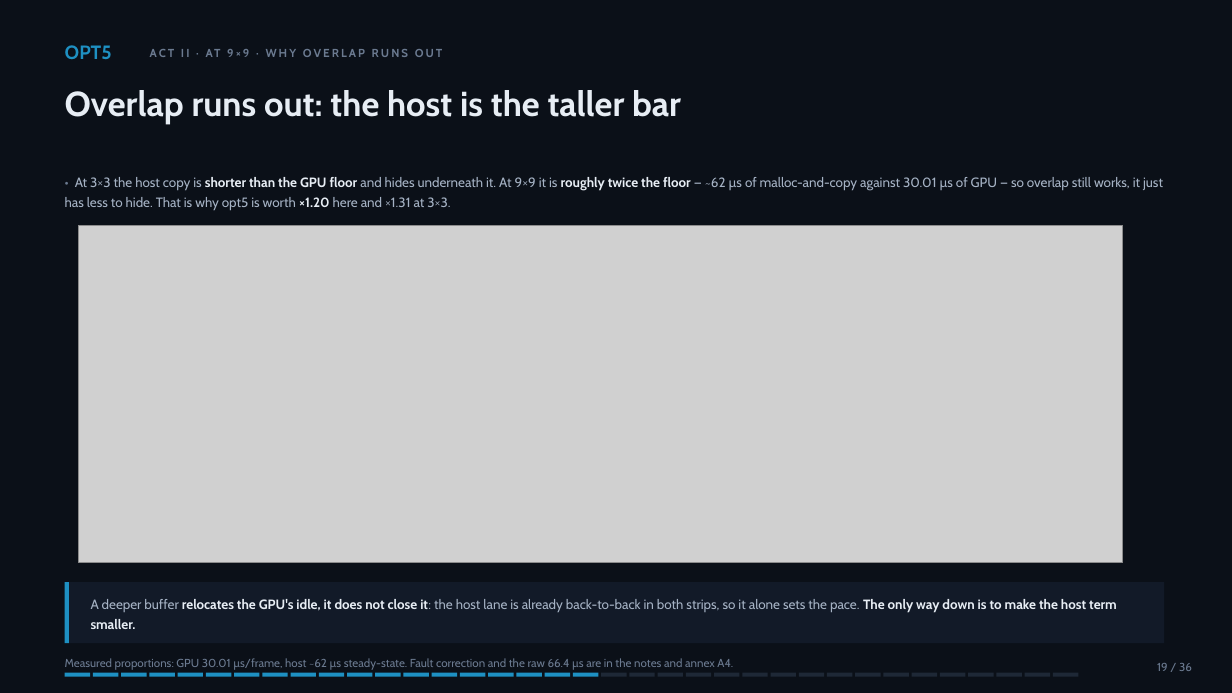
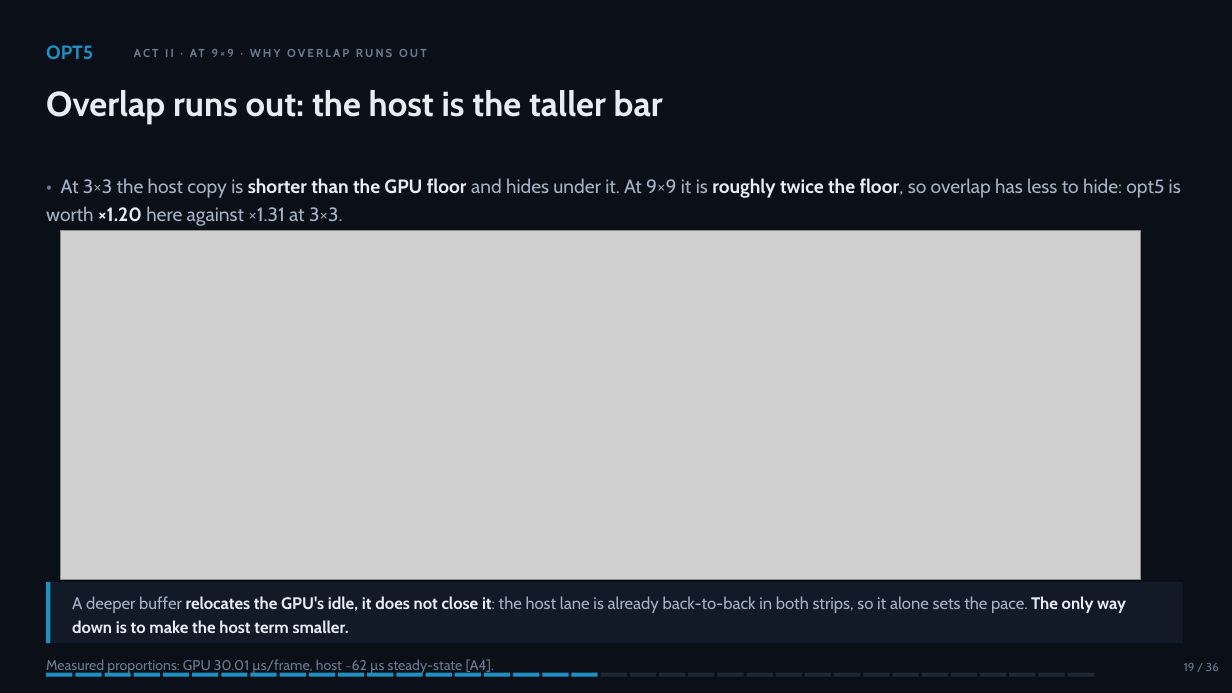
Before and after one commit to slsdetectorgroup/aare, a slide deck: slide 22 of docs/cf_cuda_performance.pptx. Drawn at 1232x693 pixels with LibreOffice and Linux fonts; fonts in the diff are those of the drawing; grey boxes stand for pictures. Boxes give left, top, right and bottom in pixels: in the first picture for what was removed or moved away, otherwise in the second. Text is boxed around its words. In the diff, an @@ line names an element or a change of style, - is before the commit and + after.

```diff
--- a/docs/cf_cuda_performance.pptx
+++ b/docs/cf_cuda_performance.pptx
@@ text "ACT II · AT 9×9 ...": place and size @@
-text "ACT II · AT 9×9 ..." at (65, 49, 323, 124)
+text "ACT II · AT 9×9 ..." at (46, 49, 305, 124)
@@ text "Overlap runs out: the host ...": place and size @@
-text "Overlap runs out: the host ..." at (330, 90, 681, 117)
+text "Overlap runs out: the host ..." at (312, 90, 663, 117)
@@ text at (46, 178, 1181, 226): text changed; size 10.5 to 15 pt @@
-• At 3×3 the host copy is shorter than the GPU floor and hides underneath it. At 9×9 it is roughly twice the floor — ~62 µs of malloc-and-copy against 30.01 µs of GPU — so overlap still works, it just has less to hide. That is why opt5 is worth ×1.20 here and ×1.31 at 3×3.
+• At 3×3 the host copy is shorter than the GPU floor and hides under it. At 9×9 it is roughly twice the floor, so overlap has less to hide: opt5 is worth ×1.20 here against ×1.31 at 3×3.
@@ picture: place and size @@
-picture at (79, 226, 1123, 563)
+picture at (61, 231, 1141, 579)
@@ 2 rectangles, 1 text: place and size @@
-2 rectangles, 1 text at (65, 45, 112, 677)
+2 rectangles, 1 text at (46, 45, 93, 677)
@@ rectangle: place and size @@
-rectangle at (68, 582, 1165, 643)
+rectangle at (51, 582, 1184, 643)
@@ text "A deeper buffer relocates the ...": place and size @@
-text "A deeper buffer relocates the ..." at (91, 599, 1117, 629)
+text "A deeper buffer relocates the ..." at (72, 596, 1126, 633)
@@ text "A deeper buffer relocates the ..." at (72, 596, 1126, 633): size 10.5 to 13 pt @@
@@ text at (46, 659, 494, 674): text changed; size 9 to 11 pt @@
-Measured proportions: GPU 30.01 µs/frame, host ~62 µs steady-state. Fault correction and the raw 66.4 µs are in the notes and annex A4.
+Measured proportions: GPU 30.01 µs/frame, host ~62 µs steady-state [A4].
@@ 6 rectangles: place and size @@
-6 rectangles at (93, 673, 260, 677)
+6 rectangles at (76, 673, 247, 677)
@@ 6 rectangles: place and size @@
-6 rectangles at (262, 673, 430, 677)
+6 rectangles at (250, 673, 422, 677)
@@ 4 rectangles: place and size @@
-4 rectangles at (432, 673, 543, 677)
+4 rectangles at (426, 673, 539, 677)
@@ 4 rectangles: place and size @@
-4 rectangles at (742, 673, 882, 677)
+4 rectangles at (747, 673, 889, 677)
@@ 5 rectangles: place and size @@
-5 rectangles at (827, 673, 994, 677)
+5 rectangles at (835, 673, 1006, 677)
@@ 3 rectangles: place and size @@
-3 rectangles at (996, 673, 1079, 677)
+3 rectangles at (1009, 673, 1093, 677)
@@ text "19 / 36": place and size @@
-text "19 / 36" at (1157, 663, 1192, 671)
+text "19 / 36" at (1184, 663, 1219, 671)
```
Also in this commit, not shown: 54 other slides changed, 34 other files.
